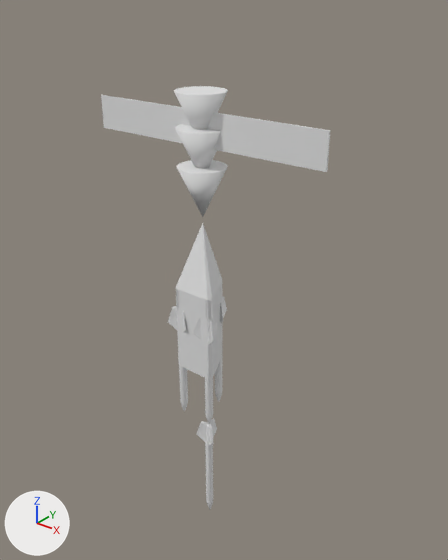
The COLLADA model objects3d/SatGodRod.dae, before and after one commit.
Before and after are seen from a camera (50 mm lens) standing at (65.3, -76.2, 57.8) and looking at (-0.1, 5.5, 7.2). Lighting does not change. The marker at lower left points along +X, +Y and +Z. Where no turn or scale is listed for an object, it has been applied to the vertices.

The first picture shows 'GodRod', 'GodRod003', 'Icon', 'Packed'.
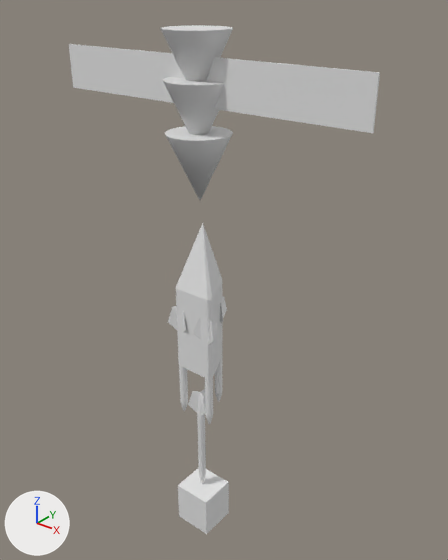
Where the newer file only moved an object's origin or applied its transform, the numbers keep the older frame.

Diff of the bpy script that builds the scene:
```diff
--- a/objects3d/SatGodRod.dae.py
+++ b/objects3d/SatGodRod.dae.py
@@ me_iconmesh @@
 me_iconmesh.from_pydata(...)  # 83 vertices, 150 faces; spans x -23.5..23.5, y -4.3..4.3, z -8.9..12.2
 # used by ob_icon; location = (-0.7, 0.4, 29.8)
+# me_iconmesh part 1: the whole mesh is scaled about its middle by 1.3, then moved by (-0.6, 0.0, 5.9)
@@ me_godrodmesh @@
 me_godrodmesh.from_pydata(...)  # 101 vertices, 198 faces; spans x -2.3..2.3, y -2.0..2.0, z -12.0..12.0
 # used by ob_godrod; location = (-0.1, 1.3, -34.9)
+# me_godrodmesh part 2: the whole mesh is moved by (-0.9, -1.3, 7.8)
@@ me_aimpiecemesh @@
+me_aimpiecemesh.from_pydata(...)  # a box spanning x -3.92..3.92, y -7.48..0.0, z -4.47..4.47
@@ ob_aimpiece @@
+ob_aimpiece = bpy.data.objects.new('AimPiece', me_aimpiecemesh)
+ob_aimpiece.location = (-0.8, 3.1, -43.3)
```

Where the change shows, as pixel boxes [x1, y1, x2, y2] in the pictures (448 x 560 px):
'Icon', mesh rescaled (36% wider, 33% taller)
    before: [101, 86, 330, 217]
    after: [69, 25, 380, 200]
'AimPiece', added
    after: [178, 469, 229, 534]
'GodRod', mesh moved
    before: [196, 419, 217, 509]
    after: [188, 389, 206, 484]
